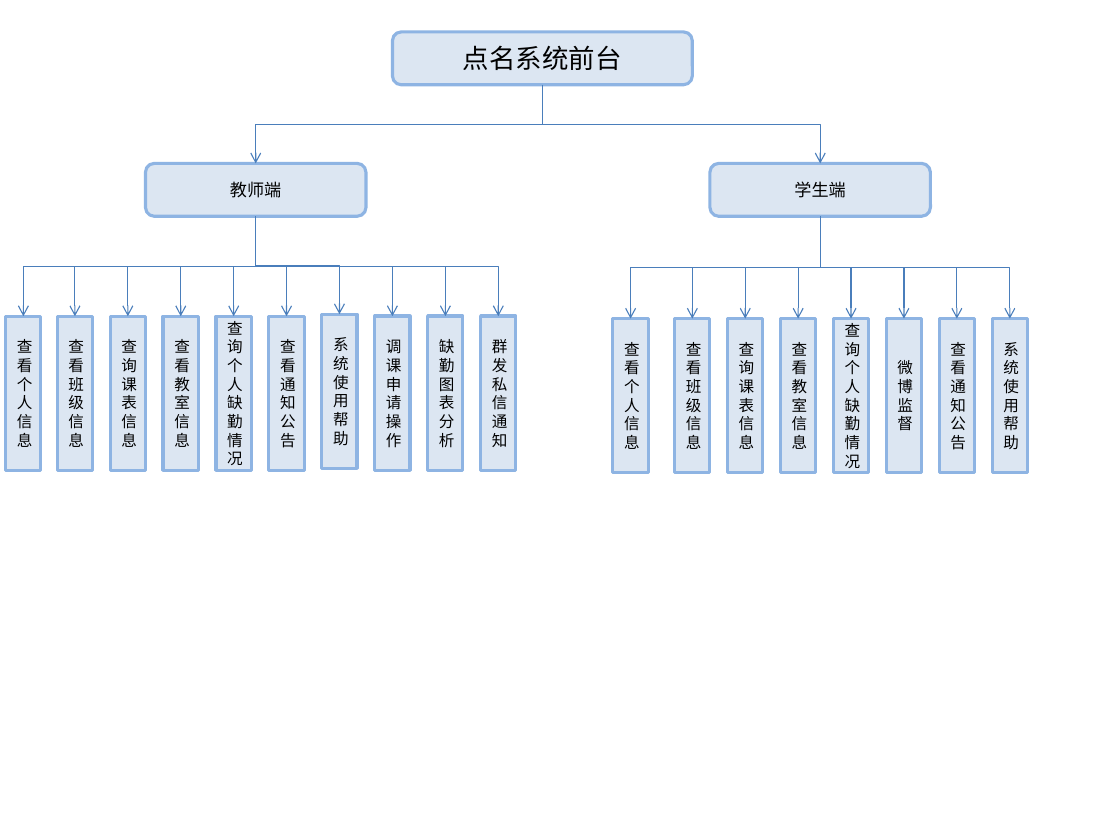
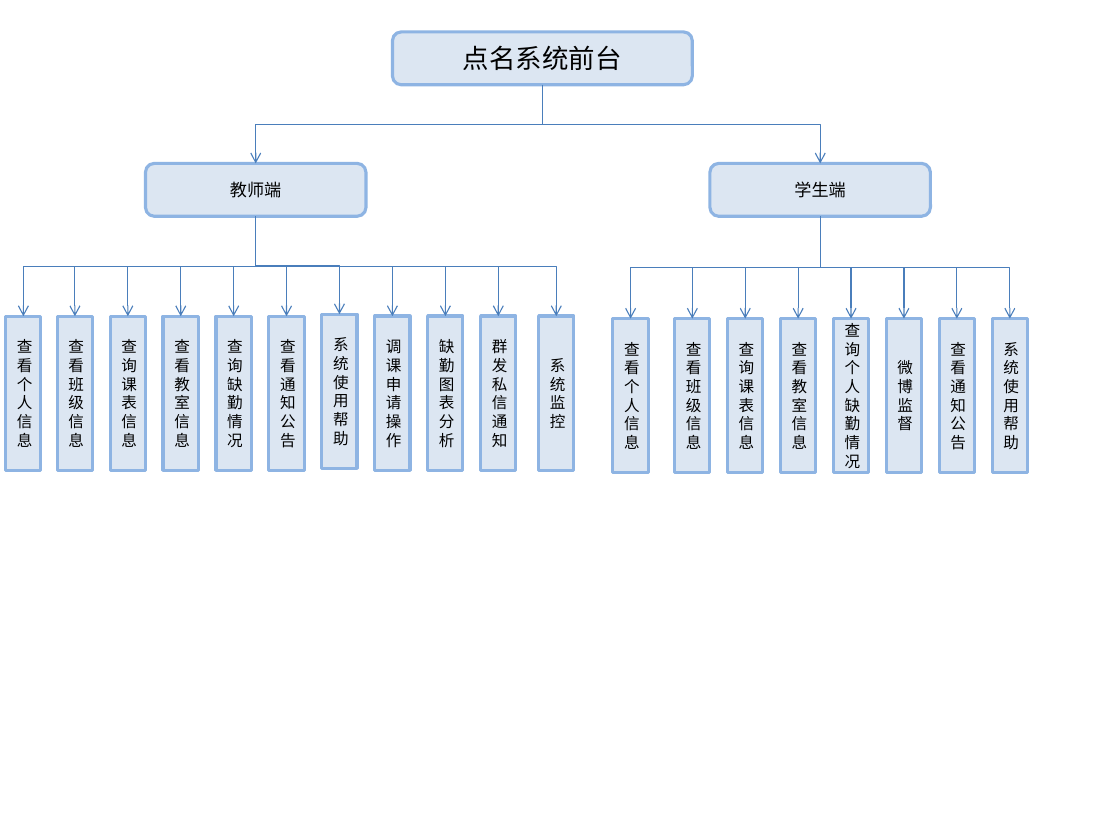
Before and after one commit to Ericdone/attendance, a slide deck: slide 1 of docs/演示文稿1.pptx. Drawn at 1120x840 pixels with LibreOffice and Linux fonts; fonts in the diff are those of the drawing. Boxes give left, top, right and bottom in pixels: in the first picture for what was removed or moved away, otherwise in the second. Text is boxed around its words. In the diff, an @@ line names an element or a change of style, - is before the commit and + after.

```diff
--- a/docs/演示文稿1.pptx
+++ b/docs/演示文稿1.pptx
@@ elbow arrow added from (255, 216) to (557, 316), #4B7EBC 0.75 pt @@
@@ rectangle added at [539, 316, 573, 470], fill #DCE6F2, outline #8EB4E3 2 pt, 10 pt, text #000000 @@
+系统监控
@@ text in rectangle at [227, 339, 243, 447]: text changed @@
-查询个人缺勤情况
+查询缺勤情况
```
Also in this commit, not shown: 12 other files.
